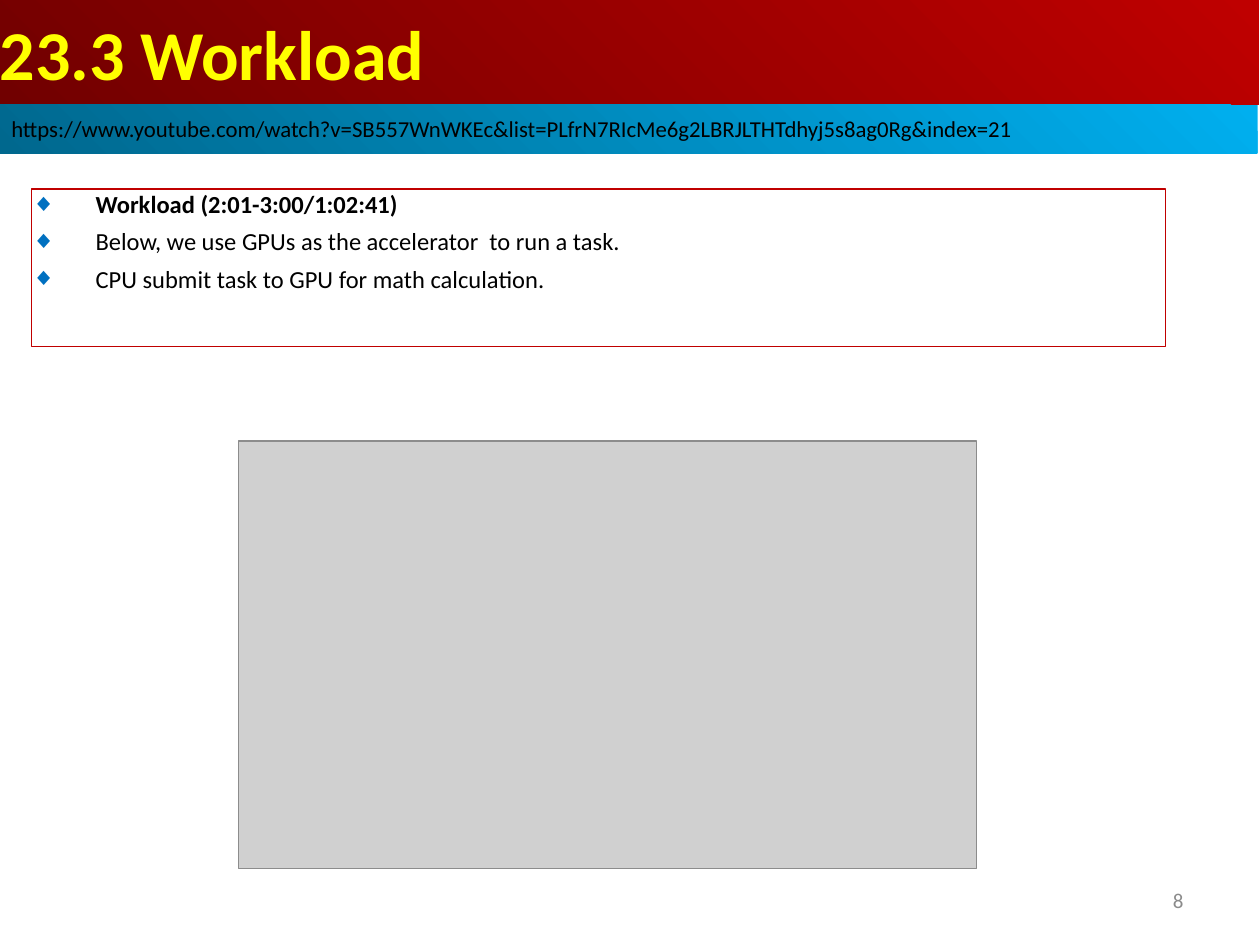
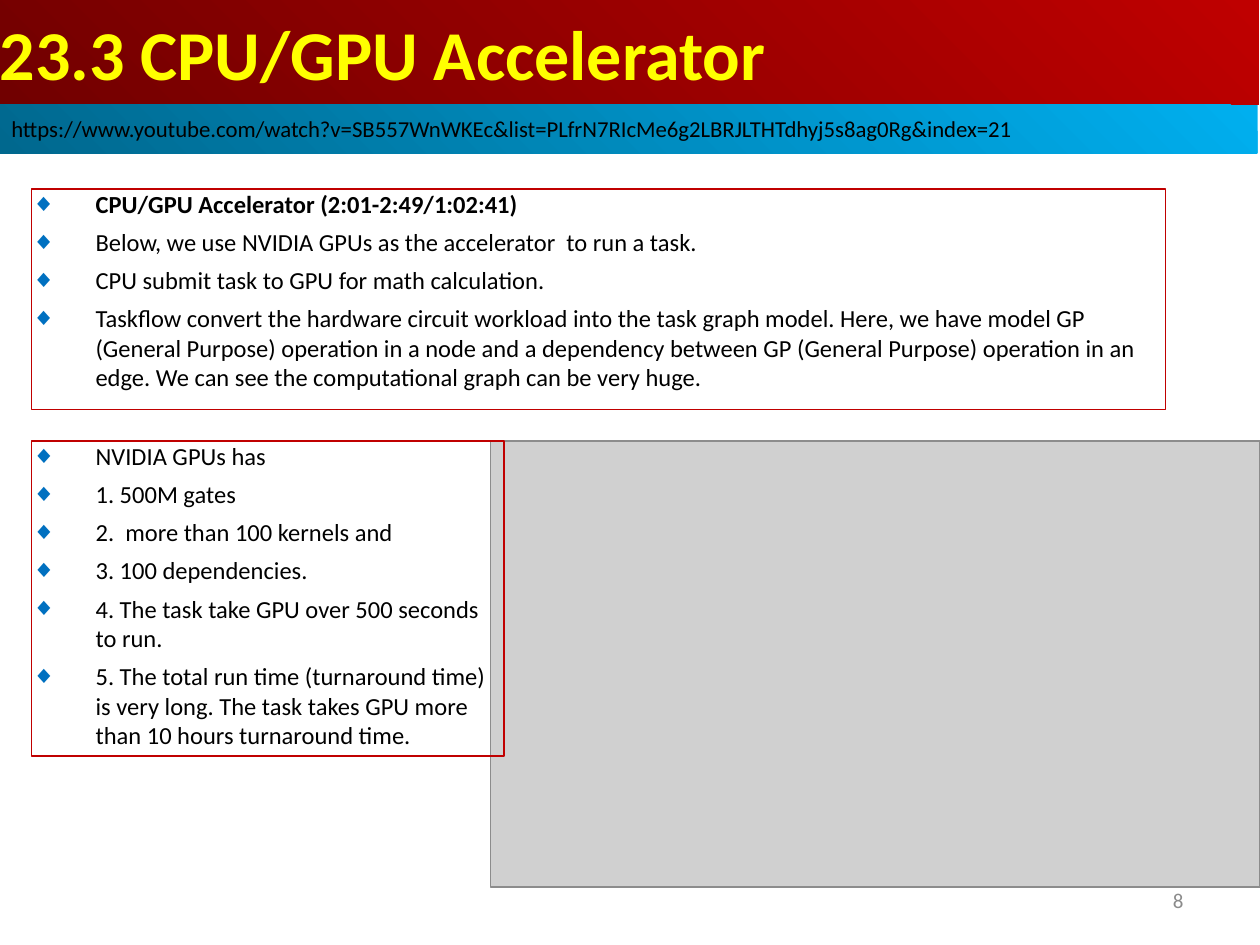
Before and after one commit to peterhchen/AIU_CS800_Chisel, a slide deck: slide 8 of 500_UCSC_HWD/023_Taskflow/000_Video/023.Taskflow.ppt. Drawn at 1260x945 pixels with LibreOffice and Linux fonts; fonts in the diff are those of the drawing; grey boxes stand for pictures. Boxes give left, top, right and bottom in pixels: in the first picture for what was removed or moved away, otherwise in the second. Text is boxed around its words. In the diff, an @@ line names an element or a change of style, - is before the commit and + after.

```diff
--- a/500_UCSC_HWD/023_Taskflow/000_Video/023.Taskflow.ppt
+++ b/500_UCSC_HWD/023_Taskflow/000_Video/023.Taskflow.ppt
@@ text in rectangle at (0, 31, 766, 84): text changed @@
-23.3 Workload
+23.3 CPU/GPU Accelerator
@@ rectangle "CPU/GPU Accelerator (2:01-2:49/1:02:41)": place and size @@
-rectangle "CPU/GPU Accelerator (2:01-2:49/1:02:41)" at (32, 189, 1166, 346)
+rectangle "CPU/GPU Accelerator (2:01-2:49/1:02:41)" at (32, 189, 1166, 410)
@@ text in rectangle at (96, 195, 697, 254): text changed @@
-◆ Workload (2:01-3:00/1:02:41)
-◆ Below, we use GPUs as the accelerator to run a task.
+◆ CPU/GPU Accelerator (2:01-2:49/1:02:41)
+◆ Below, we use NVIDIA GPUs as the accelerator to run a task.
@@ text in rectangle at (96, 310, 1135, 391): paragraph added @@
+◆ Taskflow convert the hardware circuit workload into the task graph model. Here, we have model GP (General Purpose) operation in a node and a dependency between GP (General Purpose) operation in an edge. We can see the computational graph can be very huge.
@@ rectangle added at (32, 441, 504, 756), outline #C00000 0.74 pt, 14 pt, text #000000 @@
+◆ NVIDIA GPUs has
+◆ 1. 500M gates
+◆ 2. more than 100 kernels and
+◆ 3. 100 dependencies.
+◆ 4. The task take GPU over 500 seconds to run.
+◆ 5. The total run time (turnaround time) is very long. The task takes GPU more than 10 hours turnaround time.
@@ picture: place and size @@
-picture at (239, 441, 976, 869)
+picture at (491, 441, 1260, 887)
```
Also in this commit, not shown: 1 other slide changed, 4 slides added.
